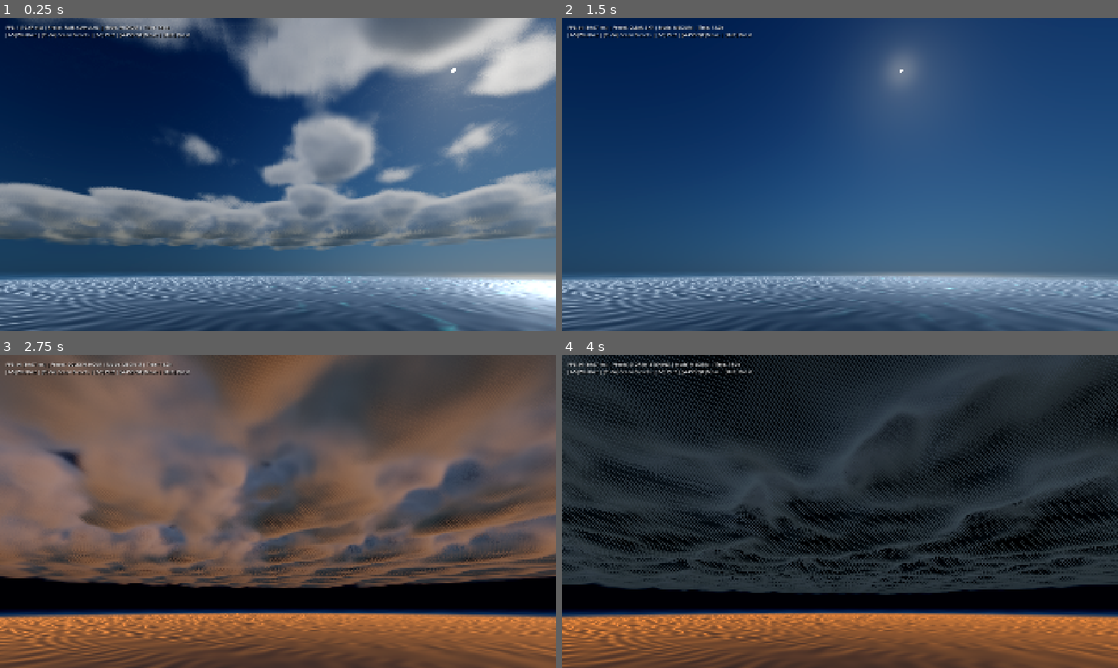
Above: before the commit, frames 1-4 (two rows, left to right).
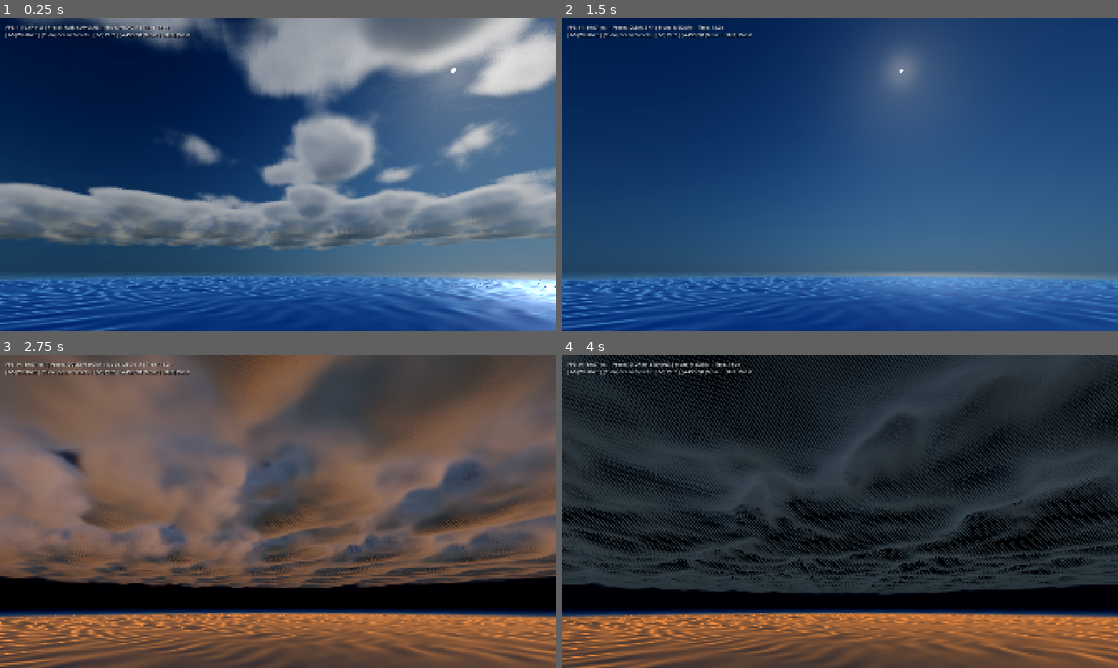
Above: after the commit, the same moments.

Repository: rlsl0422/godot-simple-sky
Game: Godot game, scene res://scenes/main_showcase.tscn
Two runs of this game, one before a commit and one after it. Both use one fixed random seed, a clock stepped at 60 frames per second and the inputs below.
Inputs (mouse positions are in pixels of both pictures, inside the frame that each line leads up to):
- Up to frame 1 (0.25 s): no input
- Up to frame 2 (1.5 s): tap Enter at 0.5 s; move the mouse to (962, 158) at 0.52 s; hold D 0.53-1.25 s; tap 1 at 0.6 s; click (962, 158) at 0.67 s; tap Space at 0.77 s; drag from (728, 190) to (812, 237) at 1.27 s
- Up to frame 3 (2.75 s): move the mouse to (333, 442) at 2.02 s; hold D from 2.03 s (still down); tap 3 at 2.1 s
- Up to frame 4 (4 s): release D at 2.75 s; drag from (812, 574) to (673, 464) at 2.77 s; move the mouse to (1006, 558) at 3.52 s; hold A from 3.53 s (still down); tap 5 at 3.6 s; tap Space at 3.77 s

The runs differ from the first frame. In frame 1, 17% of the frame differs, in the area x 0-100%, y 82-100%; in frame 2, 17%; in frame 3, 5.4%; in frame 4, 5.5%.

Commit message:
fix(ocean): natural oceanic blue reflections, eliminate bleached surface, and fix editor viewport underwater rendering

Diff:
--- a/scenes/main_showcase.tscn
+++ b/scenes/main_showcase.tscn
@@ -7,11 +7,14 @@
 [ext_resource type="ImageTexture3D" path="res://assets/noises/cloud_detail_3d.res" id="3_fkctd"]
 [ext_resource type="Script" uid="uid://dku7v5ouidj7f" path="res://scripts/benchmark_harness.gd" id="4_benchmark"]
 [ext_resource type="Texture2D" path="res://assets/noises/weather_map_2d.res" id="4_ipc0k"]
-[ext_resource type="Script" path="res://scripts/ocean_controller.gd" id="5_ocean"]
+[ext_resource type="Script" uid="uid://2qjs43lvsfak" path="res://scripts/ocean_controller.gd" id="5_ocean"]
+[ext_resource type="Shader" uid="uid://ulxcx4i3ob1m" path="res://shaders/ocean_surface.gdshader" id="9_v85ea"]
+[ext_resource type="Texture2D" path="res://assets/noises/ocean_wave_normal.res" id="10_n1aei"]
+[ext_resource type="Shader" uid="uid://bj7fkdm4efmsx" path="res://shaders/underwater_post.gdshader" id="11_37ejw"]
 
 [sub_resource type="ShaderMaterial" id="ShaderMaterial_sky"]
 shader = ExtResource("1_shader")
-shader_parameter/sun_direction = Vector3(0.37055743, 0.7319119, -0.57183224)
+shader_parameter/sun_direction = Vector3(0.6087614, 0.62517095, -0.4884371)
 shader_parameter/sun_color = Color(1, 0.95, 0.88, 1)
 shader_parameter/sun_intensity = 10.0
 shader_parameter/sun_disk_size = 0.015
@@ -24,22 +27,22 @@
 shader_parameter/base_noise_tex = ExtResource("2_owdof")
 shader_parameter/detail_noise_tex = ExtResource("3_fkctd")
 shader_parameter/weather_tex = ExtResource("4_ipc0k")
-shader_parameter/cloud_coverage = 0.4
-shader_parameter/cloud_density_multiplier = 0.55
+shader_parameter/cloud_coverage = 0.42
+shader_parameter/cloud_density_multiplier = 1.3
 shader_parameter/cloud_bottom_altitude = 1600.0
-shader_parameter/cloud_top_altitude = 4650.0
+shader_parameter/cloud_top_altitude = 4200.0
 shader_parameter/cloud_scale = 0.22
 shader_parameter/detail_scale = 3.5
-shader_parameter/detail_strength = 0.08
+shader_parameter/detail_strength = 0.42
 shader_parameter/weather_scale = 0.045
 shader_parameter/wind_direction = Vector3(0.8660254, 0, 0.5)
 shader_parameter/wind_speed = 6.944444444444445
-shader_parameter/custom_time = 1040.848
+shader_parameter/custom_time = 352.22700000000003
 shader_parameter/camera_world_position = Vector3(0, 50, 0)
 shader_parameter/forward_scattering_g = 0.78
 shader_parameter/backward_scattering_g = 0.32
 shader_parameter/silver_lining_spread = 0.95
-shader_parameter/silver_lining_intensity = 3.9
+shader_parameter/silver_lining_intensity = 2.4
 shader_parameter/powder_effect_strength = 1.0
 shader_parameter/ambient_intensity = 0.85
 shader_parameter/cloud_base_color = Color(0.92, 0.94, 0.98, 1)
@@ -65,13 +68,74 @@
 glow_bloom = 0.02
 glow_hdr_threshold = 1.5
 
+[sub_resource type="ShaderMaterial" id="ShaderMaterial_5ptkg"]
+render_priority = 0
+shader = ExtResource("9_v85ea")
+shader_parameter/wave_amplitude = 2.75
+shader_parameter/wave_length = 63.0
+shader_parameter/wave_speed = 1.3
+shader_parameter/wave_steepness = 0.62
+shader_parameter/primary_wind_dir = Vector2(0.9063078, 0.42261827)
+shader_parameter/deep_water_color = Color(0.012, 0.08, 0.22, 1)
+shader_parameter/shallow_water_color = Color(0.04, 0.32, 0.48, 1)
+shader_parameter/sss_color = Color(0.03, 0.28, 0.32, 1)
+shader_parameter/sss_intensity = 1.0
+shader_parameter/water_clarity = 15.0
+shader_parameter/absorption_coefficients = Vector3(0.32, 0.07, 0.02)
+shader_parameter/surface_roughness = 0.12
+shader_parameter/foam_color = Color(0.92, 0.95, 0.98, 1)
+shader_parameter/crest_foam_threshold = 0.52
+shader_parameter/crest_foam_intensity = 2.2
+shader_parameter/contact_foam_distance = 1.4
+shader_parameter/sun_direction = Vector3(0.6087614, 0.62517095, -0.4884371)
+shader_parameter/sun_color = Color(1, 0.95, 0.88, 1)
+shader_parameter/sun_intensity = 10.0
+shader_parameter/sky_ambient_color = Color(0.06, 0.22, 0.52, 1)
+shader_parameter/sky_horizon_color = Color(0.26, 0.52, 0.76, 1)
+shader_parameter/fade_inner_radius = 1400.0
+shader_parameter/fade_outer_radius = 2400.0
+shader_parameter/custom_time = 352.22700000000003
+shader_parameter/wave_normal_tex = ExtResource("10_n1aei")
+
+[sub_resource type="PlaneMesh" id="PlaneMesh_k8c2n"]
+size = Vector2(6000, 6000)
+subdivide_width = 256
+subdivide_depth = 256
+
+[sub_resource type="ShaderMaterial" id="ShaderMaterial_vmc2o"]
+render_priority = 0
+shader = ExtResource("11_37ejw")
+shader_parameter/water_scatter_color = Color(0.015, 0.45, 0.68, 1)
+shader_parameter/deep_extinction_color = Color(0.002, 0.035, 0.14, 1)
+shader_parameter/absorption_coefficients = Vector3(0.42, 0.065, 0.015)
+shader_parameter/turbidity = 0.045
+shader_parameter/max_visibility_meters = 110.0
+shader_parameter/godray_intensity = 1.1
+shader_parameter/godray_sharpness = 3.5
+shader_parameter/godray_phase_g = 0.8
+shader_parameter/caustics_strength = 0.5
+shader_parameter/caustics_scale = 1.4
+shader_parameter/refraction_strength = 0.038
+shader_parameter/wave_amplitude = 2.75
+shader_parameter/wave_length = 63.0
+shader_parameter/wave_speed = 1.3
+shader_parameter/wave_steepness = 0.62
+shader_parameter/primary_wind_dir = Vector2(0.9063078, 0.42261827)
+shader_parameter/sun_direction = Vector3(0.6087614, 0.62517095, -0.4884371)
+shader_parameter/sun_color = Color(1, 0.98, 0.92, 1)
+shader_parameter/sun_intensity = 10.0
+shader_parameter/custom_time = 352.22700000000003
+
+[sub_resource type="QuadMesh" id="QuadMesh_n02pc"]
+size = Vector2(2, 2)
+
 [node name="MainShowcase" type="Node3D" unique_id=1789039723]
 
 [node name="WorldEnvironment" type="WorldEnvironment" parent="." unique_id=313085696]
 environment = SubResource("Environment_main")
 
 [node name="DirectionalLight3D" type="DirectionalLight3D" parent="." unique_id=1628056038]
-transform = Transform3D(-0.83920294, -0.39802724, 0.3705575, 0, 0.6813994, 0.73191214, -0.54381835, 0.61422276, -0.57183236, 0, 0, 0)
+transform = Transform3D(-0.62580997, -0.48761824, 0.6087616, 0, 0.780488, 0.6251712, -0.7799756, 0.39123833, -0.48843718, 0, 0, 0)
 light_color = Color(1, 0.96, 0.9, 1)
 shadow_enabled = true
 
@@ -87,14 +151,12 @@
 script = ExtResource("3_controller")
 world_environment = NodePath("../WorldEnvironment")
 sun_light = NodePath("../DirectionalLight3D")
-time_of_day = 13.45
 sun_latitude = 38.0
 sun_intensity = 10.0
-cloud_coverage = 0.4
-cloud_density = 0.55
-cloud_thickness = 3050.0
-detail_fluffiness = 0.08
-silver_lining = 3.9
+cloud_coverage = 0.42
+cloud_density = 1.3
+cloud_thickness = 2600.0
+detail_fluffiness = 0.42
 sun_corona_intensity = 0.05
 
 [node name="CanvasLayer" type="CanvasLayer" parent="." unique_id=595155925]
@@ -117,7 +179,34 @@
 auto_benchmark = false
 overlay_label = NodePath("../CanvasLayer/StatsLabel")
 
-[node name="OceanController" type="Node3D" parent="." node_paths=PackedStringArray("atmosphere_controller", "camera")]
+[node name="OceanController" type="Node3D" parent="." unique_id=1640885484 node_paths=PackedStringArray("atmosphere_controller", "camera", "ocean_mesh_instance", "underwater_quad")]
 script = ExtResource("5_ocean")
 atmosphere_controller = NodePath("../AtmosphereCloudController")
 camera = NodePath("../Camera3D")
+ocean_mesh_instance = NodePath("OceanSurfaceMesh")
+underwater_quad = NodePath("UnderwaterPostQuad")
+ocean_preset = 3
+wave_amplitude = 2.75
+wave_length = 63.0
+wave_speed = 1.3
+wave_steepness = 0.62
+sss_intensity = 1.0
+water_clarity = 15.0
+surface_roughness = 0.12
+crest_foam_threshold = 0.52
+crest_foam_intensity = 2.2
+underwater_turbidity = 0.045
+caustics_strength = 0.5
+
+[node name="OceanSurfaceMesh" type="MeshInstance3D" parent="OceanController" unique_id=625027918]
+material_override = SubResource("ShaderMaterial_5ptkg")
+cast_shadow = 0
+mesh = SubResource("PlaneMesh_k8c2n")
+
+[node name="UnderwaterPostQuad" type="MeshInstance3D" parent="OceanController" unique_id=588069186]
+transform = Transform3D(1, 0, 0, 0, 1, 0, 0, 0, 1, 0, 50, 0)
+material_override = SubResource("ShaderMaterial_vmc2o")
+cast_shadow = 0
+extra_cull_margin = 16384.0
+custom_aabb = AABB(-100000, -100000, -100000, 200000, 200000, 200000)
+mesh = SubResource("QuadMesh_n02pc")
--- a/screenshots/perf_metrics.json
+++ b/screenshots/perf_metrics.json
@@ -1,11 +1,11 @@
 {
-	"avg_fps": 43.8481450016615,
-	"avg_frame_time_ms": 22.805981871345,
-	"max_frame_time_ms": 145.124333333333,
-	"min_frame_time_ms": 5.43666666666672,
-	"percentile_1_low_fps": 7.49275076363618,
-	"percentile_99_frame_time_ms": 133.462333333333,
+	"avg_fps": 43.4667404703112,
+	"avg_frame_time_ms": 23.0060959064327,
+	"max_frame_time_ms": 147.756555555555,
+	"min_frame_time_ms": 0.905875000171363,
+	"percentile_1_low_fps": 7.37234779787971,
+	"percentile_99_frame_time_ms": 135.642,
 	"renderer": "NVIDIA GeForce MX450",
-	"timestamp": "2026-09-08T09:57:54",
+	"timestamp": "2026-09-08T11:03:41",
 	"total_frames": 570
 }
--- a/scripts/ocean_controller.gd
+++ b/scripts/ocean_controller.gd
@@ -72,22 +72,22 @@
 # EXPORTS: WATER OPTICS & COLORS
 # ==========================================
 @export_group("Water Optics")
-@export var deep_water_color: Color = Color(0.012, 0.065, 0.14):
+@export var deep_water_color: Color = Color(0.012, 0.080, 0.22):
 	set(val):
 		deep_water_color = val
 		_update_ocean_uniform("deep_water_color", Vector3(val.r, val.g, val.b))
 
-@export var shallow_water_color: Color = Color(0.08, 0.32, 0.42):
+@export var shallow_water_color: Color = Color(0.04, 0.32, 0.48):
 	set(val):
 		shallow_water_color = val
 		_update_ocean_uniform("shallow_water_color", Vector3(val.r, val.g, val.b))
 
-@export var sss_color: Color = Color(0.15, 0.75, 0.62):
+@export var sss_color: Color = Color(0.03, 0.28, 0.32):
 	set(val):
 		sss_color = val
 		_update_ocean_uniform("sss_color", Vector3(val.r, val.g, val.b))
 
-@export_range(0.0, 5.0, 0.1) var sss_intensity: float = 2.2: ## Crest transmission glow intensity
+@export_range(0.0, 5.0, 0.1) var sss_intensity: float = 1.0: ## Crest transmission glow intensity
 	set(val):
 		sss_intensity = val
 		_update_ocean_uniform("sss_intensity", val)
@@ -191,9 +191,16 @@
 	# 2. Identify active camera (editor viewport or scene camera)
 	var cam: Camera3D = null
 	if Engine.is_editor_hint():
-		var vp = get_viewport()
-		if vp:
-			cam = vp.get_camera_3d()
+		if Engine.has_singleton("EditorInterface"):
+			var ei = Engine.get_singleton("EditorInterface")
+			if ei and ei.has_method("get_editor_viewport_3d"):
+				var evp = ei.get_editor_viewport_3d(0)
+				if evp and evp.has_method("get_camera_3d"):
+					cam = evp.get_camera_3d()
+		if not cam:
+			var vp = get_viewport()
+			if vp:
+				cam = vp.get_camera_3d()
 	if not cam:
 		cam = camera if camera else (get_viewport().get_camera_3d() if get_viewport() else null)
 	if not cam:
@@ -280,8 +287,8 @@
 
 	# Approximate sky ambient & horizon colors from solar elevation
 	var sun_height = clampf(sun_dir.y, 0.0, 1.0)
-	var sky_amb = Color(0.15, 0.35, 0.60).lerp(Color(0.85, 0.45, 0.20), clampf((0.2 - sun_dir.y) * 4.0, 0.0, 1.0))
-	var sky_hor = Color(0.65, 0.75, 0.85).lerp(Color(0.95, 0.55, 0.25), clampf((0.2 - sun_dir.y) * 4.0, 0.0, 1.0))
+	var sky_amb = Color(0.06, 0.22, 0.52).lerp(Color(0.85, 0.45, 0.20), clampf((0.2 - sun_dir.y) * 4.0, 0.0, 1.0))
+	var sky_hor = Color(0.26, 0.52, 0.76).lerp(Color(0.95, 0.55, 0.25), clampf((0.2 - sun_dir.y) * 4.0, 0.0, 1.0))
 
 	if _ocean_mat:
 		_ocean_mat.set_shader_parameter("sun_direction", sun_dir)
@@ -364,7 +371,7 @@
 			surface_roughness = 0.08
 			crest_foam_threshold = 0.74
 			crest_foam_intensity = 1.1
-			sss_intensity = 1.2
+			sss_intensity = 0.9
 			underwater_turbidity = 0.025
 			caustics_strength = 0.8
 
@@ -377,7 +384,7 @@
 			surface_roughness = 0.12
 			crest_foam_threshold = 0.52
 			crest_foam_intensity = 2.2
-			sss_intensity = 2.8
+			sss_intensity = 1.2
 			underwater_turbidity = 0.045
 			caustics_strength = 0.5
 
@@ -390,7 +397,7 @@
 			surface_roughness = 0.18
 			crest_foam_threshold = 0.40
 			crest_foam_intensity = 2.8
-			sss_intensity = 1.2
+			sss_intensity = 1.0
 			underwater_turbidity = 0.075
 			caustics_strength = 0.2
 
--- a/shaders/ocean_surface.gdshader
+++ b/shaders/ocean_surface.gdshader
@@ -1,5 +1,5 @@
 shader_type spatial;
-render_mode cull_disabled, depth_draw_opaque, unshaded, blend_mix;
+render_mode cull_back, depth_draw_opaque, unshaded, blend_mix;
 
 /*
  * State-of-the-Art Physically-Based Infinite Ocean Surface Shader
@@ -28,10 +28,10 @@
 // UNIFORMS: WATER OPTICS & COLORS
 // ==========================================
 group_uniforms Water_Optics;
-uniform vec3 deep_water_color : source_color = vec3(0.008, 0.042, 0.105);
-uniform vec3 shallow_water_color : source_color = vec3(0.040, 0.280, 0.380);
-uniform vec3 sss_color : source_color = vec3(0.08, 0.65, 0.52);
-uniform float sss_intensity : hint_range(0.0, 5.0, 0.1) = 2.4;
+uniform vec3 deep_water_color : source_color = vec3(0.012, 0.080, 0.220);
+uniform vec3 shallow_water_color : source_color = vec3(0.040, 0.320, 0.480);
+uniform vec3 sss_color : source_color = vec3(0.03, 0.28, 0.32);
+uniform float sss_intensity : hint_range(0.0, 5.0, 0.1) = 1.0;
 uniform float water_clarity : hint_range(1.0, 80.0, 1.0) = 22.0;
 uniform vec3 absorption_coefficients = vec3(0.32, 0.07, 0.02);
 uniform float surface_roughness : hint_range(0.01, 0.5, 0.01) = 0.06;
@@ -52,8 +52,8 @@
 uniform vec3 sun_direction = vec3(0.0, 0.5, -0.866);
 uniform vec3 sun_color : source_color = vec3(1.0, 0.95, 0.88);
 uniform float sun_intensity : hint_range(0.0, 50.0, 0.1) = 22.0;
-uniform vec3 sky_ambient_color : source_color = vec3(0.2, 0.4, 0.65);
-uniform vec3 sky_horizon_color : source_color = vec3(0.65, 0.75, 0.85);
+uniform vec3 sky_ambient_color : source_color = vec3(0.06, 0.22, 0.52);
+uniform vec3 sky_horizon_color : source_color = vec3(0.26, 0.52, 0.76);
 
 // ==========================================
 // UNIFORMS: HORIZON & DISTANCE FADE
@@ -274,6 +274,12 @@
 void fragment() {
 	float time_val = custom_time > 0.0 ? custom_time : TIME;
 	vec3 cam_pos = (INV_VIEW_MATRIX * vec4(0.0, 0.0, 0.0, 1.0)).xyz;
+
+	// Submerged culling: never render ocean surface mesh from underwater (cull backfaces)
+	if (cam_pos.y < 0.0) {
+		discard;
+	}
+
 	vec3 V = normalize(cam_pos - v_world_pos);
 	vec3 L = normalize(sun_direction);
 
@@ -316,10 +322,7 @@
 	// Distance normal flattening towards outer radius to match flat planetary sphere
 	N = normalize(mix(vec3(0.0, 1.0, 0.0), N, circular_alpha));
 
-	bool is_underwater = !FRONT_FACING || cam_pos.y < 0.0;
-	if (is_underwater) {
-		N = -N;
-	}
+	bool is_underwater = false;
 
 	// Depth Buffer Interaction (Beer-Lambert & Shoreline Contact Foam)
 	float surface_linear_depth = -VERTEX.z;
@@ -343,7 +346,8 @@
 	// Fresnel & Snell's Window
 	float n1_idx = is_underwater ? 1.333 : 1.0;
 	float n2_idx = is_underwater ? 1.0 : 1.333;
-	float f0 = pow((n1_idx - n2_idx) / (n1_idx + n2_idx), 2.0);
+	float f_ratio = (n1_idx - n2_idx) / (n1_idx + n2_idx);
+	float f0 = f_ratio * f_ratio;
 
 	float NdotV = clamp(dot(N, V), 0.0, 1.0);
 	float fresnel = f0 + (1.0 - f0) * pow(1.0 - NdotV, 5.0);
@@ -355,11 +359,11 @@
 		}
 	}
 
-	// Subsurface Scattering (Luminous Emerald Glow through thin wave crests)
+	// Subsurface Scattering (Translucent Emerald-Aquamarine transmission through thin wave crests)
 	float crest_norm = clamp((v_wave_crest + wave_amplitude * 0.35) / max(wave_amplitude * 1.25, 0.1), 0.0, 1.0);
 	float sss_forward = pow(clamp(dot(V, -L), 0.0, 1.0), 3.0);
-	float crest_sss_mask = smoothstep(0.42, 0.88, crest_norm);
-	vec3 sss_light = sss_color * (sss_intensity * 1.2) * sss_forward * crest_sss_mask * clamp(sun_direction.y * 2.2, 0.0, 1.0);
+	float crest_sss_mask = smoothstep(0.45, 0.90, crest_norm);
+	vec3 sss_light = sss_color * (sss_intensity * 0.75) * sss_forward * crest_sss_mask * clamp(sun_direction.y * 1.8, 0.0, 1.0);
 
 	// Modern Jacobian Whitecap Foam (Breaks only on colliding crest summits)
 	float h_norm = clamp((v_wave_crest + wave_amplitude * 0.20) / max(wave_amplitude * 1.10, 0.1), 0.0, 1.0);
@@ -402,10 +406,14 @@
 	// Sky Environment Reflection
 	vec3 R = reflect(-V, N);
 	float sky_elevation = clamp(R.y, 0.0, 1.0);
-	vec3 sky_reflected = mix(sky_horizon_color, sky_ambient_color, pow(sky_elevation, 0.55));
+	vec3 sky_reflected = mix(sky_horizon_color, sky_ambient_color, sqrt(sky_elevation));
+
+	// Physical Upwelling Radiance (Diffuse water volume backscattering from sun + sky dome)
+	vec3 diffuse_illumination = sun_color * (sun_intensity * 0.08 * clamp(sun_direction.y, 0.1, 1.0)) + sky_ambient_color * 1.5;
+	vec3 upwelling_ocean = deep_water_color * diffuse_illumination + vec3(0.008, 0.045, 0.11);
 
 	// Refracted scene color: only active when solid objects/terrain are submerged underneath
-	vec3 water_composite = deep_water_color;
+	vec3 water_composite = upwelling_ocean;
 	if (has_solid_ground) {
 		vec2 refract_offset = (VIEW_MATRIX * vec4(N.x, 0.0, N.z, 0.0)).xy * (0.028 / max(surface_linear_depth * 0.08 + 1.0, 1.0));
 		vec2 ref_uv = clamp(SCREEN_UV + refract_offset, vec2(0.001), vec2(0.999));
@@ -419,9 +427,9 @@
 	surface_color = mix(surface_color, foam_color, total_foam);
 
 	// Aerial Perspective / Horizon Blending:
-	// As distance approaches outer radius, water smoothly merges into sky horizon color
-	float horizon_haze = smoothstep(fade_inner_radius * 0.65, fade_outer_radius, v_cam_dist);
-	surface_color = mix(surface_color, sky_horizon_color, horizon_haze * 0.75);
+	// As distance approaches outer radius, water smoothly merges into atmospheric sky horizon color
+	float horizon_haze = smoothstep(fade_inner_radius * 0.75, fade_outer_radius, v_cam_dist);
+	surface_color = mix(surface_color, sky_horizon_color, horizon_haze * 0.65);
 
 	ALBEDO = surface_color;
 	ALPHA = circular_alpha;
--- a/shaders/underwater_post.gdshader
+++ b/shaders/underwater_post.gdshader
@@ -165,10 +165,10 @@
 	vec2 refracted_uv = clamp(SCREEN_UV + uv_offset, vec2(0.001), vec2(0.999));
 	vec3 scene_color = texture(screen_texture, refracted_uv).rgb;
 
-	// 3. Spectral Beer-Lambert Extinction
+	// 4. Spectral Beer-Lambert Extinction
 	vec3 extinction = exp(-absorption_coefficients * water_path);
 
-	// 4. Crystal Clear Tropical In-Scattering
+	// 5. Crystal Clear Tropical In-Scattering
 	float depth_below_surface = max(-cam_pos.y, 0.0);
 	float sun_down_attenuation = exp(-depth_below_surface * 0.05);
 	vec3 ambient_sun = sun_color * (sun_intensity * 0.05 * sun_down_attenuation);
@@ -177,7 +177,7 @@
 	vec3 local_scatter_color = mix(water_scatter_color, deep_extinction_color, clamp(depth_below_surface * 0.02, 0.0, 1.0));
 	vec3 inscattered_light = local_scatter_color * (ambient_sun + vec3(0.04, 0.12, 0.22)) * inscatter_factor;
 
-	// 5. NATURAL, SUBTLE GODRAYS (Directional, Depth-Attenuated, Zero Anti-Solar Artifacts)
+	// 6. NATURAL, SUBTLE GODRAYS (Directional, Depth-Attenuated, Zero Anti-Solar Artifacts)
 	vec3 godray_accum = vec3(0.0);
 	vec3 sun_norm = normalize(sun_direction);
 	float sun_cos = dot(ray_dir, sun_norm);
@@ -239,7 +239,7 @@
 		godray_accum = godray_raw / (1.0 + godray_raw * 0.8);
 	}
 
-	// 6. Gentle Caustics on Solid Geometry only
+	// 7. Gentle Caustics on Solid Geometry only
 	vec3 caustics_light = vec3(0.0);
 	if (!is_sky && world_pos.y <= 0.0) {
 		float depth_caustic_fade = exp(-abs(world_pos.y) * 0.10);
@@ -247,7 +247,7 @@
 		caustics_light = sun_color * (caustic_val * caustics_strength * depth_caustic_fade * clamp(sun_direction.y, 0.0, 1.0));
 	}
 
-	// 7. Final Color Assembly
+	// 8. Final Color Assembly
 	vec3 attenuated_scene = (scene_color + caustics_light) * extinction;
 	vec3 final_color = attenuated_scene + inscattered_light + godray_accum;
 
Binary file changed: screenshots/01_noon_cumulus.png
Binary file changed: screenshots/02_sun_silver_lining.png
Binary file changed: screenshots/03_golden_sunset.png
Binary file changed: screenshots/04_above_clouds.png
Binary file changed: screenshots/05_ground_and_contour_fix.png
Binary file changed: screenshots/06_infinite_ocean_sunset.png
Binary file changed: screenshots/07_underwater_optics.png
Binary file changed: screenshots/08_underwater_antisolar.png
Binary file changed: screenshots/09_underwater_deep_extinction.png
